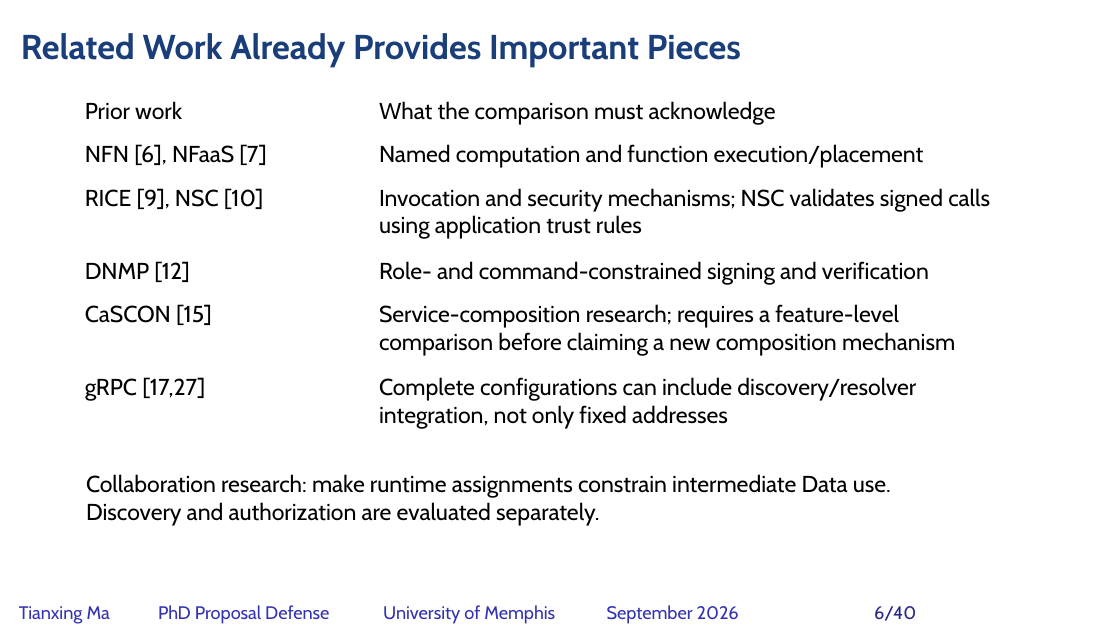
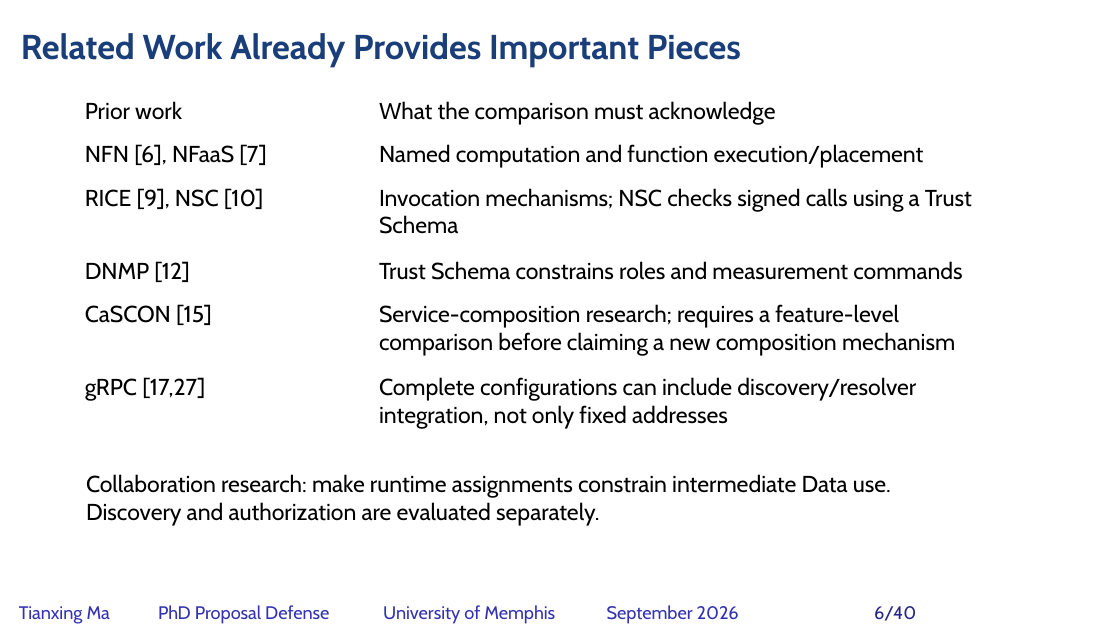
Before and after one commit to matianxing1992/NDN_Service_Framework, a slide deck: slide 6 of docs/PAPER/proposal-defense/slides/NDNSF_proposal_hybrid_editable.pptx. Drawn at 1120x630 pixels with LibreOffice and Linux fonts; fonts in the diff are those of the drawing; background and template pictures are left out. Boxes give left, top, right and bottom in pixels: in the first picture for what was removed or moved away, otherwise in the second. Text is boxed around its words. In the diff, an @@ line names an element or a change of style, - is before the commit and + after.

```diff
--- a/docs/PAPER/proposal-defense/slides/NDNSF_proposal_hybrid_editable.pptx
+++ b/docs/PAPER/proposal-defense/slides/NDNSF_proposal_hybrid_editable.pptx
@@ text at <box>379,188,972,234</box>: text changed @@
-Invocation and security mechanisms; NSC validates signed calls using application trust rules
+Invocation mechanisms; NSC checks signed calls using a Trust Schema
@@ text at <box>379,261,962,280</box>: text changed @@
-Role- and command-constrained signing and verification
+Trust Schema constrains roles and measurement commands
```
Also in this commit, not shown: 4 other slides changed, 26 other files.
